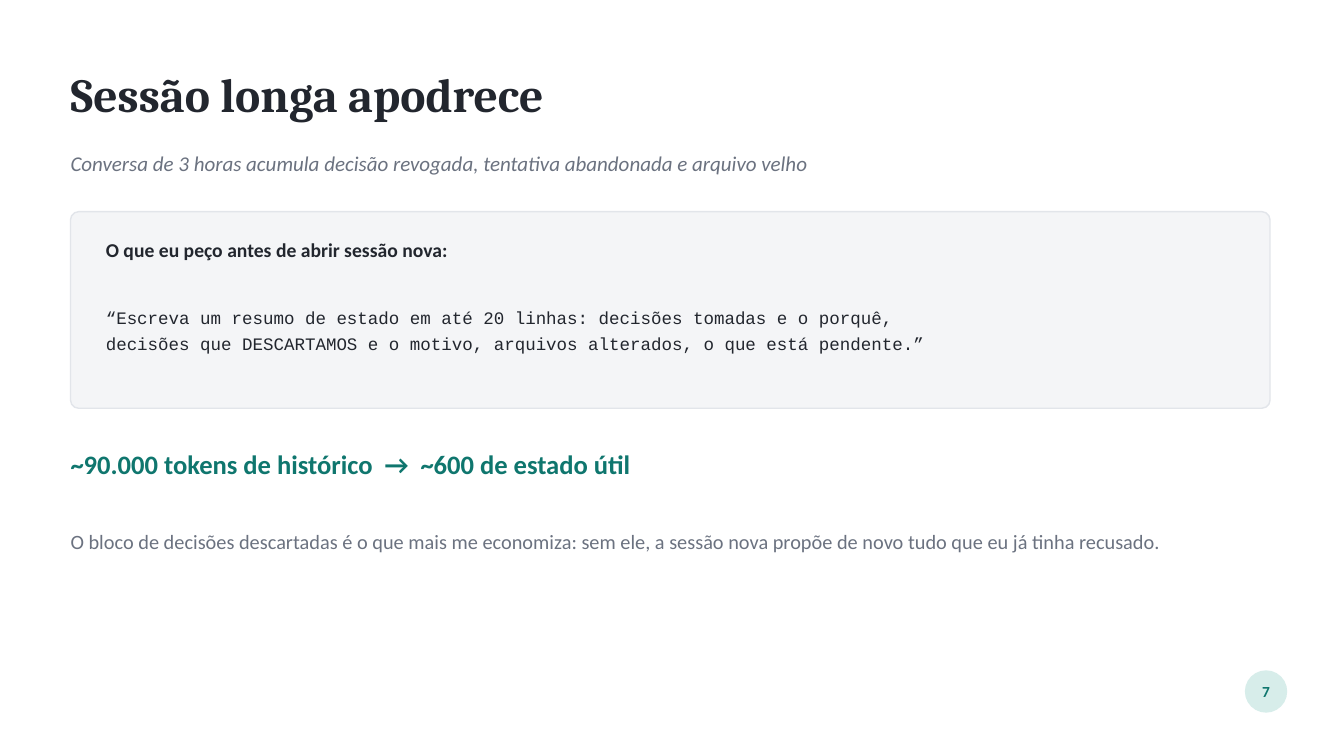
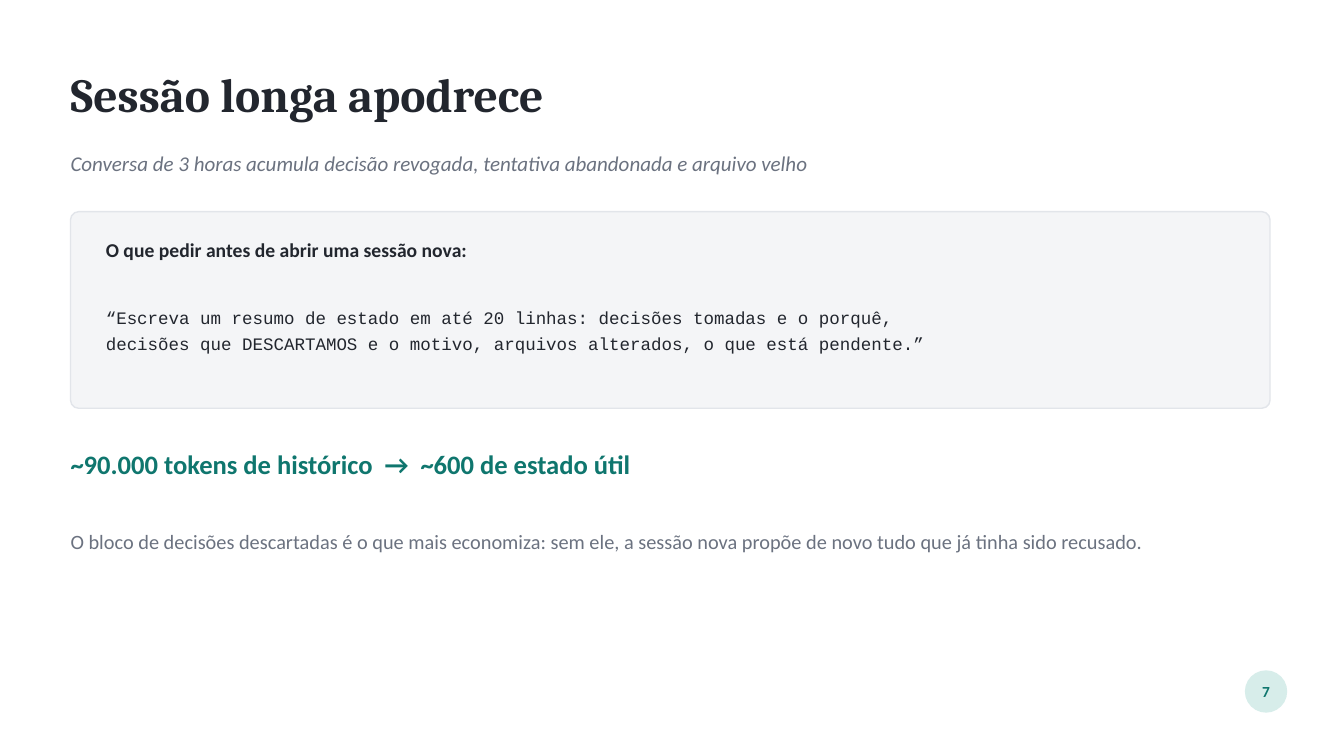
Before and after one commit to devdiasbr/boas-praticas-ia, a slide deck: slide 8 of apresentacao/como-eu-uso-ia.pptx. Drawn at 1344x756 pixels with LibreOffice and Linux fonts; fonts in the diff are those of the drawing. Boxes give left, top, right and bottom in pixels: in the first picture for what was removed or moved away, otherwise in the second. Text is boxed around its words. In the diff, an @@ line names an element or a change of style, - is before the commit and + after.

```diff
--- a/apresentacao/como-eu-uso-ia.pptx
+++ b/apresentacao/como-eu-uso-ia.pptx
@@ text at (106, 243, 467, 260): text changed @@
-O que eu peço antes de abrir sessão nova:
+O que pedir antes de abrir uma sessão nova:
@@ text at (71, 535, 1141, 553): text changed @@
-O bloco de decisões descartadas é o que mais me economiza: sem ele, a sessão nova propõe de novo tudo que eu já tinha recusado.
+O bloco de decisões descartadas é o que mais economiza: sem ele, a sessão nova propõe de novo tudo que já tinha sido recusado.
```
Also in this commit, not shown: 21 other slides changed, 1 other file.
